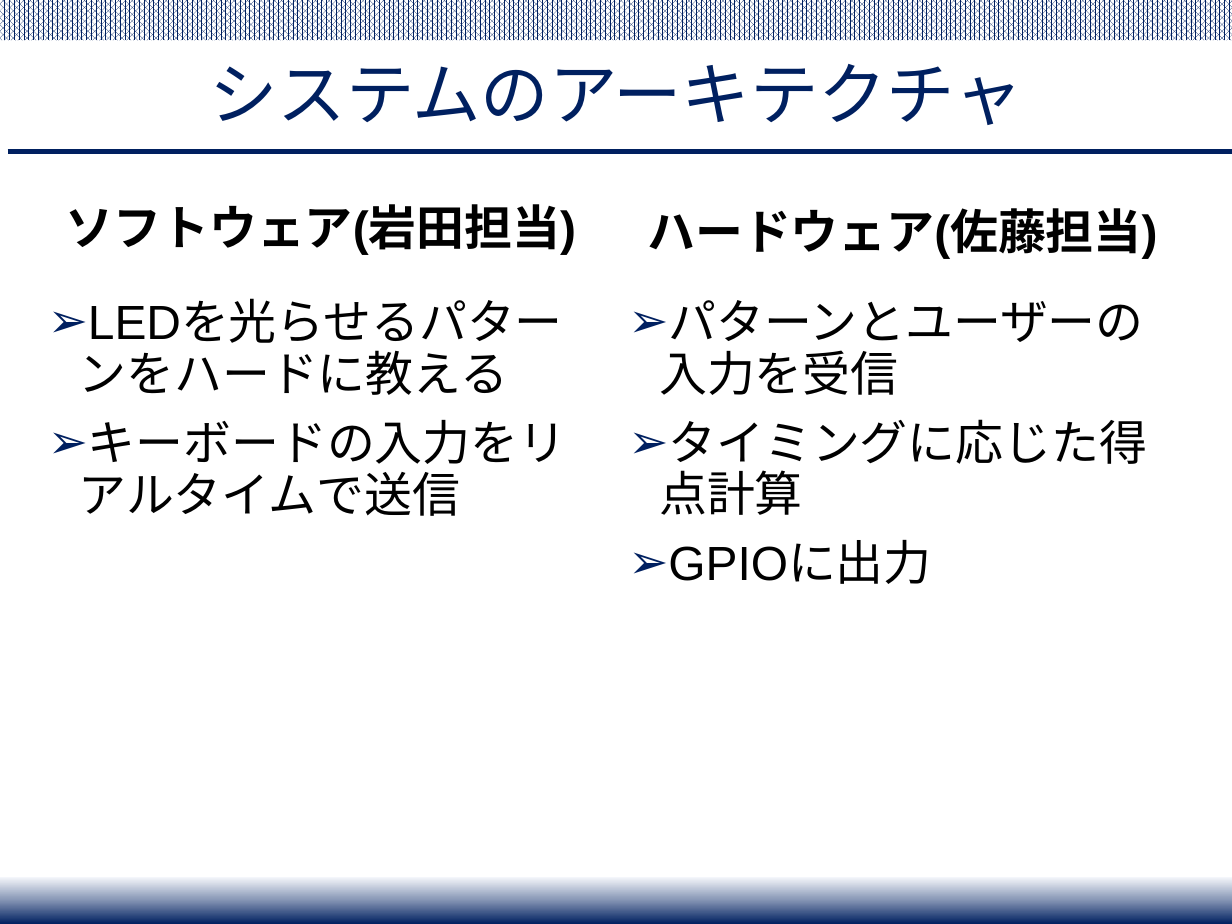
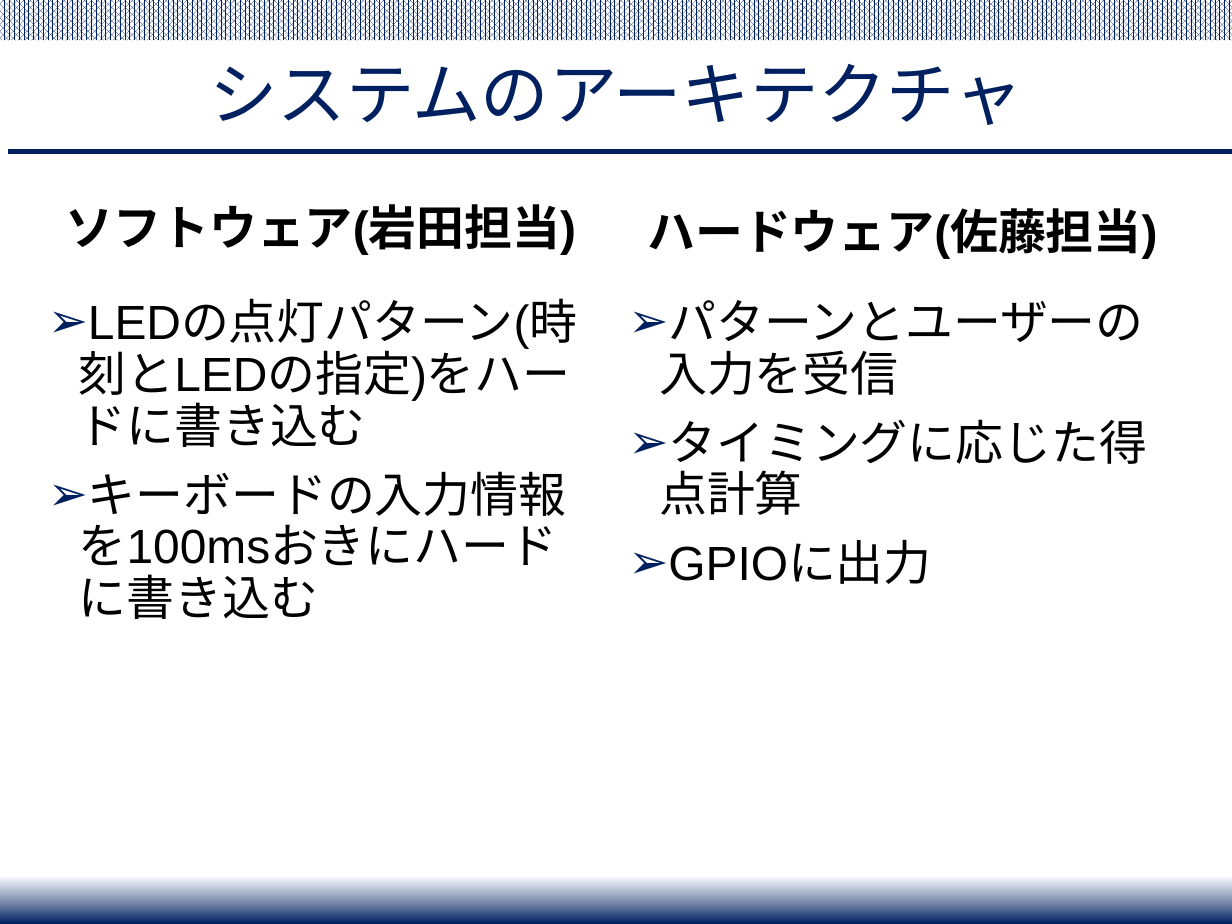
Before and after one commit to Yuchan4342/iot-system-project, a slide deck: slide 3 of presentation/IoT_project_final_presentation.pptx. Drawn at 1232x924 pixels with LibreOffice and Linux fonts; fonts in the diff are those of the drawing. Boxes give left, top, right and bottom in pixels: in the first picture for what was removed or moved away, otherwise in the second. Text is boxed around its words. In the diff, an @@ line names an element or a change of style, - is before the commit and + after.

```diff
--- a/presentation/IoT_project_final_presentation.pptx
+++ b/presentation/IoT_project_final_presentation.pptx
@@ text at bbox=[79, 301, 577, 575]: text changed @@
-➢ LEDを光らせるパターンをハードに教える
-➢ キーボードの入力をリアルタイムで送信
+➢ LEDの点灯パターン(時刻とLEDの指定)をハードに書き込む
+➢ キーボードの入力情報を100msおきにハードに書き込む
```
Also in this commit, not shown: 3 other slides changed, 1 slide added.
